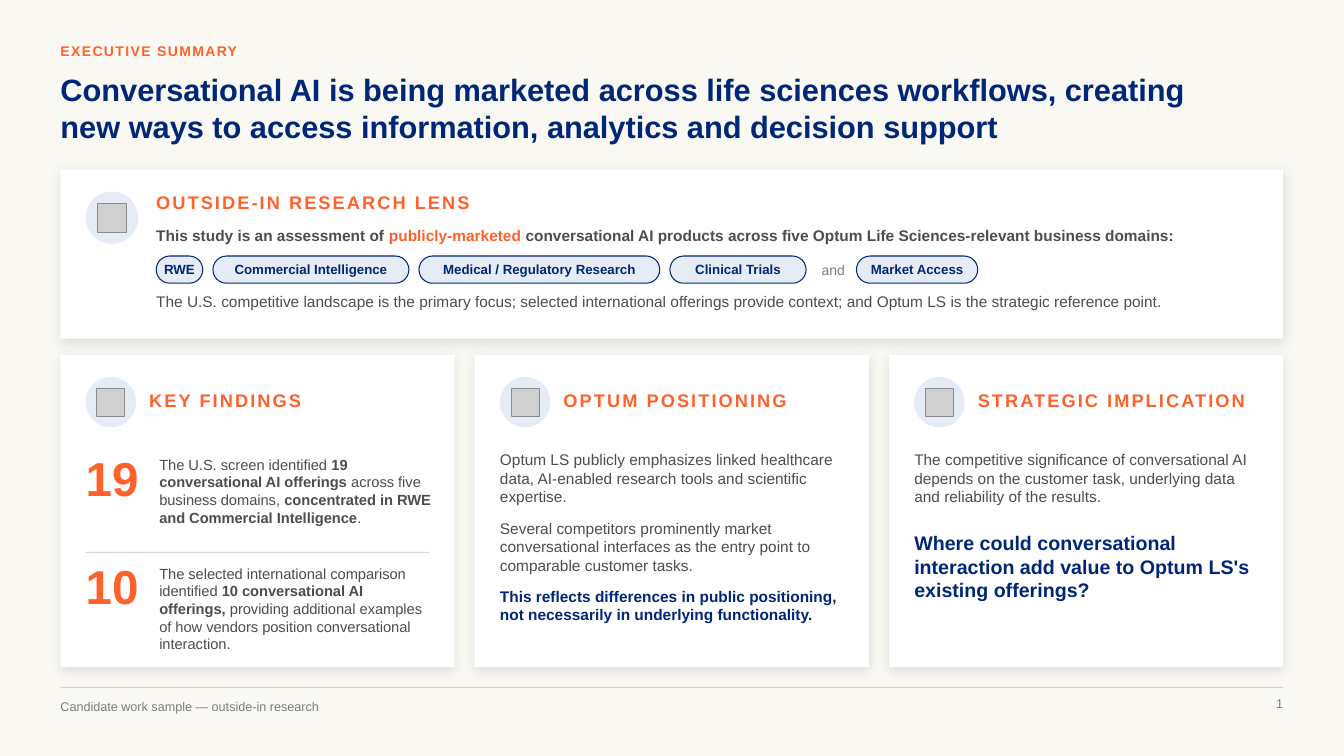
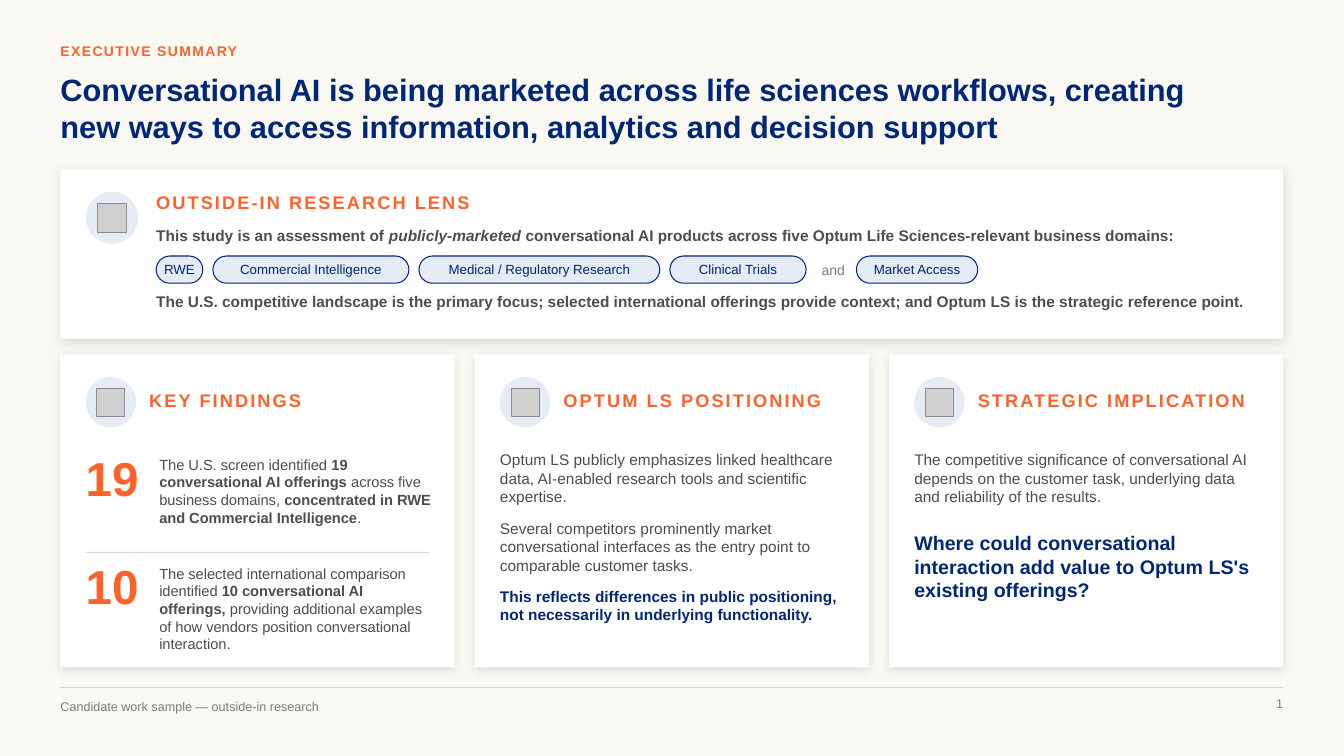
Before and after one commit to marinojt/test, a slide deck: slide 1 of deck/Optum-LS-Conversational-AI.pptx. Drawn at 1344x756 pixels with LibreOffice and Linux fonts; fonts in the diff are those of the drawing; grey boxes stand for pictures. Boxes give left, top, right and bottom in pixels: in the first picture for what was removed or moved away, otherwise in the second. Text is boxed around its words. In the diff, an @@ line names an element or a change of style, - is before the commit and + after.

```diff
--- a/deck/Optum-LS-Conversational-AI.pptx
+++ b/deck/Optum-LS-Conversational-AI.pptx
@@ text "This study is an assessment ..." at (156,230,1174,244): text colour #FF612B to #4B4D4F, italic on in "publicly-marketed" @@
@@ bold off in 5 elements at (164,265,195,274), (240,264,381,277), (449,264,630,277), (699,264,777,274), (874,264,960,274) @@
@@ text "The U.S. competitive landscape is ..." at (156,296,1244,310): bold on @@
@@ text at (563,394,821,407): text changed @@
-OPTUM POSITIONING
+OPTUM LS POSITIONING
```
Also in this commit, not shown: 9 other slides changed, 12 other files.
